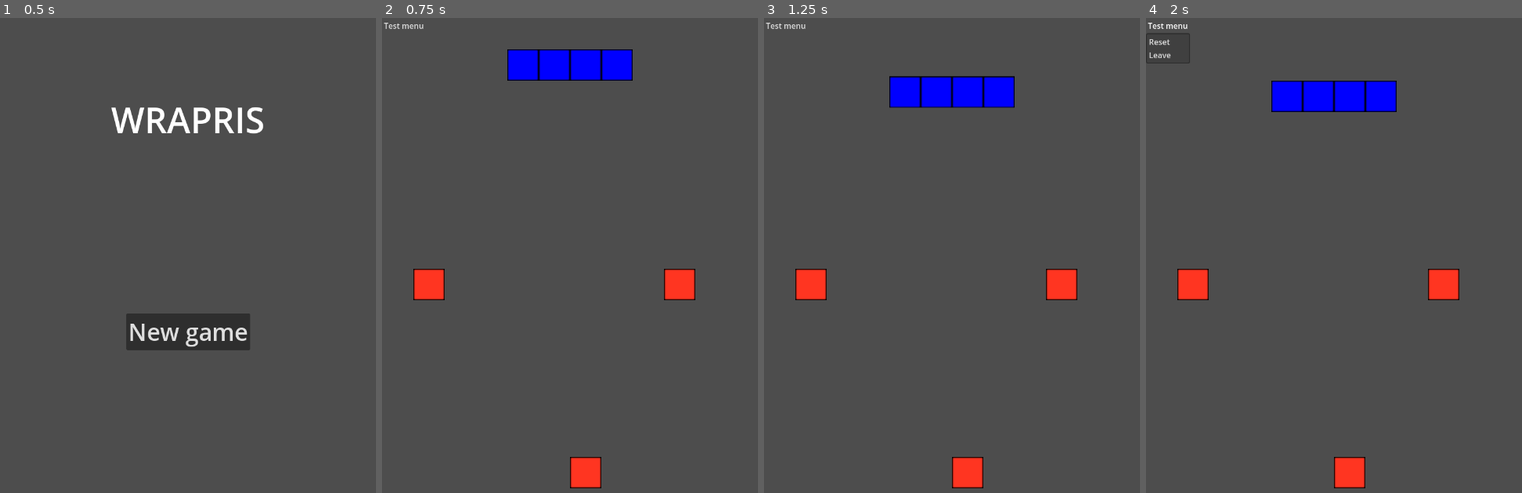
Above: before the commit, frames 1-4 (left to right).
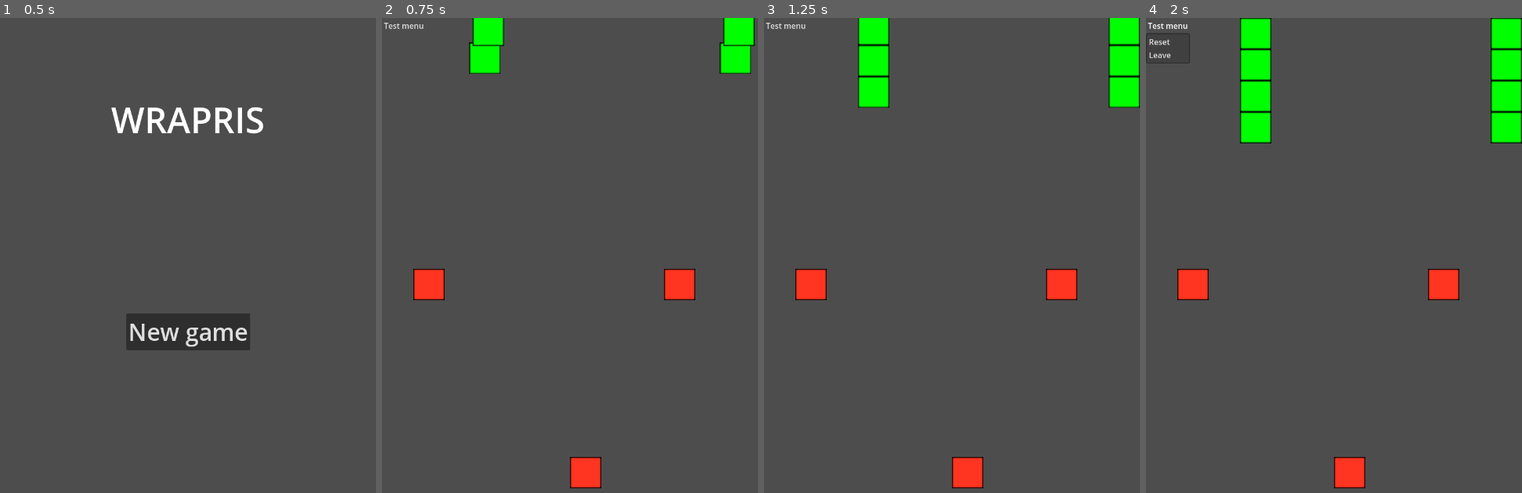
Above: after the commit, the same moments.

Repository: pandulapeter/wrapris
Game: Godot game, scene res://main.tscn
Same seed, same stepped clock (60 frames per second), same inputs: the game is played once before the commit and once after it.
Inputs:
- Up to frame 1 (0.5 s): no input
- Up to frame 2 (0.75 s): click "New game" at 0.5 s
- Up to frame 3 (1.25 s): no input
- Up to frame 4 (2 s): click "Test menu" at 1.25 s

Frame 1 is identical in both runs. In frame 2, 4.2% of the frame differs, in the area x 23-100%, y 0-14%; in frame 3, 5.3%; in frame 4, 6.6%, in the area x 25-100%, y 0-27%.

Commit message:
Implement shape spawning.

Diff:
--- a/block/block.gd
+++ b/block/block.gd
@@ -1,4 +1,6 @@
 extends Node2D
+
+signal movement_stopped
 
 @export var tint: Color = Color.WHITE
 @export var movementSpeed: float = -1
@@ -93,6 +95,7 @@
 
 func moveDown():
 	if !move(Vector2.DOWN, true):
+		movement_stopped.emit()
 		isMoving = false
 
 func getBlocksInSameShape():
--- /dev/null
+++ b/game.gd
@@ -0,0 +1,16 @@
+extends Node2D
+
+var spawnX = 0
+var shapes = [
+	preload("res://shapes/shape01/shape_01.tscn")
+]
+
+func _ready():
+	spawnX = get_viewport().size.x / 2
+	createRandomShape()
+
+func createRandomShape():
+	var shape : BaseShape = shapes[randi() % shapes.size()].instantiate()
+	shape.global_position = Vector2(spawnX, 0)
+	shape.movement_stopped.connect(createRandomShape)
+	add_child(shape)
--- /dev/null
+++ b/game.tscn
@@ -0,0 +1,26 @@
+[gd_scene load_steps=4 format=3 uid="uid://ueyeglw6stlp"]
+
+[ext_resource type="Script" path="res://game.gd" id="1_uymxh"]
+[ext_resource type="PackedScene" uid="uid://3rnb46mqief4" path="res://block/block.tscn" id="3_yjh7n"]
+[ext_resource type="PackedScene" uid="uid://bhqmsjpfrii24" path="res://shared/test_menu.tscn" id="4_8gtxb"]
+
+[node name="Game" type="Node2D"]
+script = ExtResource("1_uymxh")
+
+[node name="StaticBlock01" parent="." instance=ExtResource("3_yjh7n")]
+position = Vector2(425, 988)
+scale = Vector2(0.25, 0.25)
+tint = Color(1, 0.207843, 0.129412, 1)
+isMoving = false
+
+[node name="StaticBlock02" parent="." instance=ExtResource("3_yjh7n")]
+position = Vector2(102, 583)
+scale = Vector2(0.25, 0.25)
+tint = Color(1, 0.207843, 0.129412, 1)
+isMoving = false
+
+[node name="TestMenuMenuButton" parent="." instance=ExtResource("4_8gtxb")]
+offset_right = 90.0
+offset_bottom = 31.0
+size_flags_horizontal = 4
+size_flags_vertical = 4
--- a/main.gd
+++ b/main.gd
@@ -1,4 +1,4 @@
 extends Node
 
 func _on_new_game_button_pressed():
-	get_tree().change_scene_to_file("res://shapes/shape_movement_test.tscn")
+	get_tree().change_scene_to_file("res://game.tscn")
--- a/shapes/base_shape.gd
+++ b/shapes/base_shape.gd
@@ -1,6 +1,8 @@
 extends Node2D
 
 class_name BaseShape
+
+signal movement_stopped
 
 @export var nextRotation: PackedScene
 @export var moveTimerWaitTime: float = 0.5
@@ -17,6 +19,7 @@
 ]
 var rotations = [[]]
 var rotationVariant = 0
+var hasEmittedMovementStoppedSignal = false
 
 func initialize(rotations):
 	self.rotations = rotations
@@ -28,6 +31,9 @@
 		block.tint = tint
 		block.moveTimerWaitTime = moveTimerWaitTime
 		block.initializeInheritedState(shapeId)
+		block.movement_stopped.connect(onMovementStopped)
+	for n in randi() % rotations.size():
+		rotateShape()
 
 func _process(delta):
 	if canMove():
@@ -79,3 +85,8 @@
 
 func generateRandomColor():
 	return possibleColors[randi() % possibleColors.size()]
+
+func onMovementStopped():
+	if !hasEmittedMovementStoppedSignal:
+		movement_stopped.emit()
+		hasEmittedMovementStoppedSignal = true
--- a/shapes/shape_movement_test.tscn
+++ /dev/null
@@ -1,29 +0,0 @@
-[gd_scene load_steps=4 format=3 uid="uid://ueyeglw6stlp"]
-
-[ext_resource type="PackedScene" uid="uid://c3ca85mocyi1w" path="res://shapes/shape01/shape_01.tscn" id="1_khquu"]
-[ext_resource type="PackedScene" uid="uid://3rnb46mqief4" path="res://block/block.tscn" id="2_y48lt"]
-[ext_resource type="PackedScene" uid="uid://bhqmsjpfrii24" path="res://shared/test_menu.tscn" id="3_lo2pg"]
-
-[node name="ShapeMovementTest" type="Node2D"]
-
-[node name="Shape01" parent="." instance=ExtResource("1_khquu")]
-position = Vector2(399, 101)
-moveTimerWaitTime = 1.0
-
-[node name="StaticBlock01" parent="." instance=ExtResource("2_y48lt")]
-position = Vector2(425, 988)
-scale = Vector2(0.25, 0.25)
-tint = Color(1, 0.207843, 0.129412, 1)
-isMoving = false
-
-[node name="StaticBlock02" parent="." instance=ExtResource("2_y48lt")]
-position = Vector2(102, 583)
-scale = Vector2(0.25, 0.25)
-tint = Color(1, 0.207843, 0.129412, 1)
-isMoving = false
-
-[node name="TestMenuMenuButton" parent="." instance=ExtResource("3_lo2pg")]
-offset_right = 90.0
-offset_bottom = 31.0
-size_flags_horizontal = 4
-size_flags_vertical = 4
